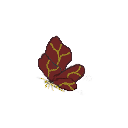
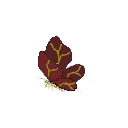
Comparing the layer stacks of the two 128x128 images. Changes:
painted on "Pasted Layer" over [38, 37, 84, 91]
showed "outline", painted on it over [38, 37, 84, 91]
